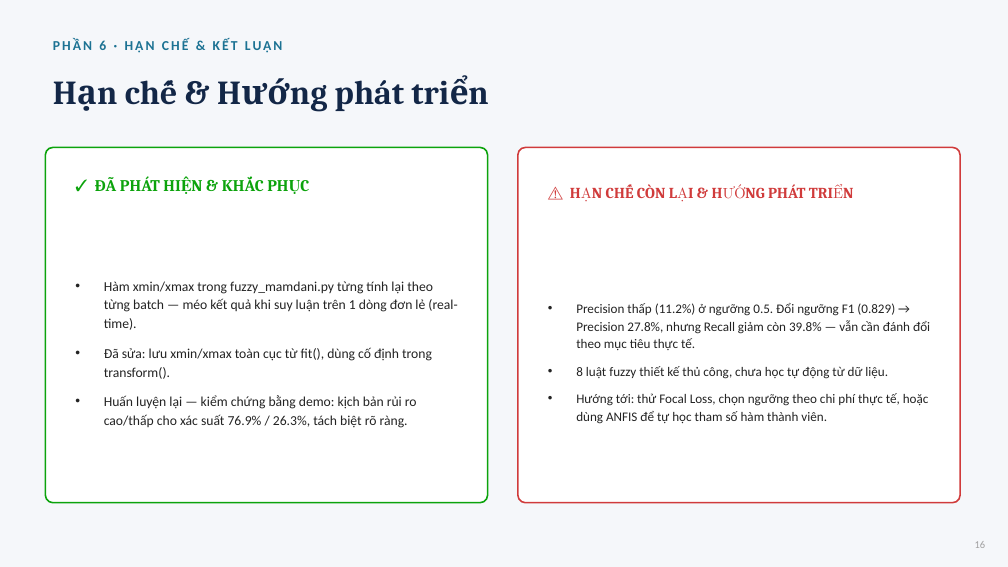
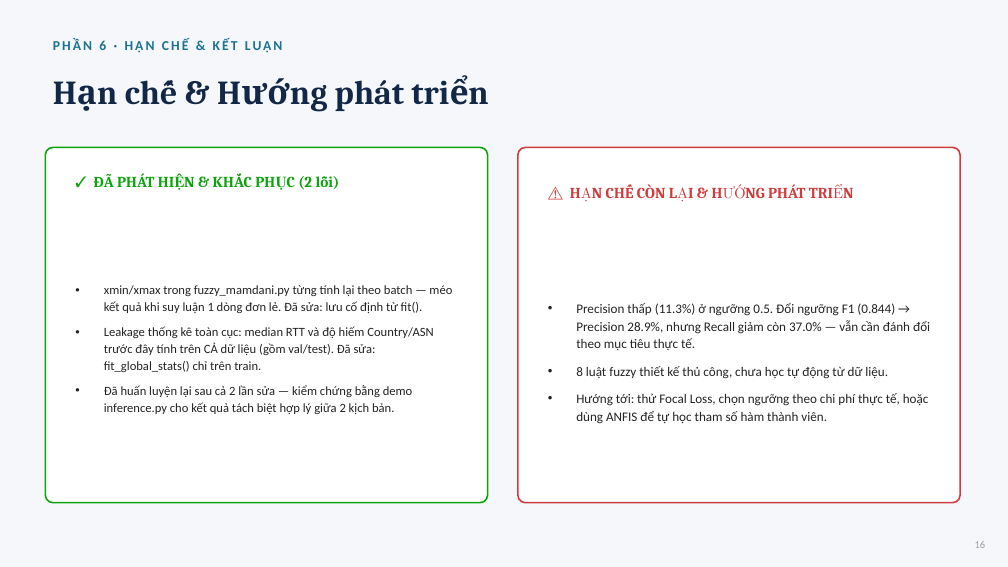
Before and after one commit to 2591317-student/MachineLearningAdvance, a slide deck: slide 16 of SlideThuyetTrinh_RBA_MLP_Fuzzy.pptx. Drawn at 1008x567 pixels with LibreOffice and Linux fonts; fonts in the diff are those of the drawing. Boxes give left, top, right and bottom in pixels: in the first picture for what was removed or moved away, otherwise in the second. Text is boxed around its words. In the diff, an @@ line names an element or a change of style, - is before the commit and + after.

Commit message:
Sync slide numbers with report after leakage-fix retrain
Updated stat tiles (84.3%/11.3%), threshold-tuning numbers (0.844 ->
28.9%/37.0%/0.324), and the "đã khắc phục" slide to cover both bugs
(xmin/xmax + global-stats leakage) instead of just the first one —
now matches BaoCao_TongHop_RBA.docx.

```diff
--- a/SlideThuyetTrinh_RBA_MLP_Fuzzy.pptx
+++ b/SlideThuyetTrinh_RBA_MLP_Fuzzy.pptx
@@ text at <box>94,174,340,190</box>: text changed; size 15.5 to 14.5 pt @@
-✓ ĐÃ PHÁT HIỆN & KHẮC PHỤC
+✓ ĐÃ PHÁT HIỆN & KHẮC PHỤC (2 lỗi)
@@ text at <box>104,285,452,414</box>: text changed; size 13 to 12 pt @@
-• Hàm xmin/xmax trong fuzzy_mamdani.py từng tính lại theo từng batch — méo kết quả khi suy luận trên 1 dòng đơn lẻ (real-time).
-• Đã sửa: lưu xmin/xmax toàn cục từ fit(), dùng cố định trong transform().
-• Huấn luyện lại — kiểm chứng bằng demo: kịch bản rủi ro cao/thấp cho xác suất 76.9% / 26.3%, tách biệt rõ ràng.
+• xmin/xmax trong fuzzy_mamdani.py từng tính lại theo batch — méo kết quả khi suy luận 1 dòng đơn lẻ. Đã sửa: lưu cố định từ fit().
+• Leakage thống kê toàn cục: median RTT và độ hiếm Country/ASN trước đây tính trên CẢ dữ liệu (gồm val/test). Đã sửa: fit_global_stats() chỉ trên train.
+• Đã huấn luyện lại sau cả 2 lần sửa — kiểm chứng bằng demo inference.py cho kết quả tách biệt hợp lý giữa 2 kịch bản.
@@ text at <box>576,303,930,350</box>: text changed @@
-• Precision thấp (11.2%) ở ngưỡng 0.5. Đổi ngưỡng F1 (0.829) → Precision 27.8%, nhưng Recall giảm còn 39.8% — vẫn cần đánh đổi theo mục tiêu thực tế.
+• Precision thấp (11.3%) ở ngưỡng 0.5. Đổi ngưỡng F1 (0.844) → Precision 28.9%, nhưng Recall giảm còn 37.0% — vẫn cần đánh đổi theo mục tiêu thực tế.
```
Also in this commit, not shown: 3 other slides changed.
